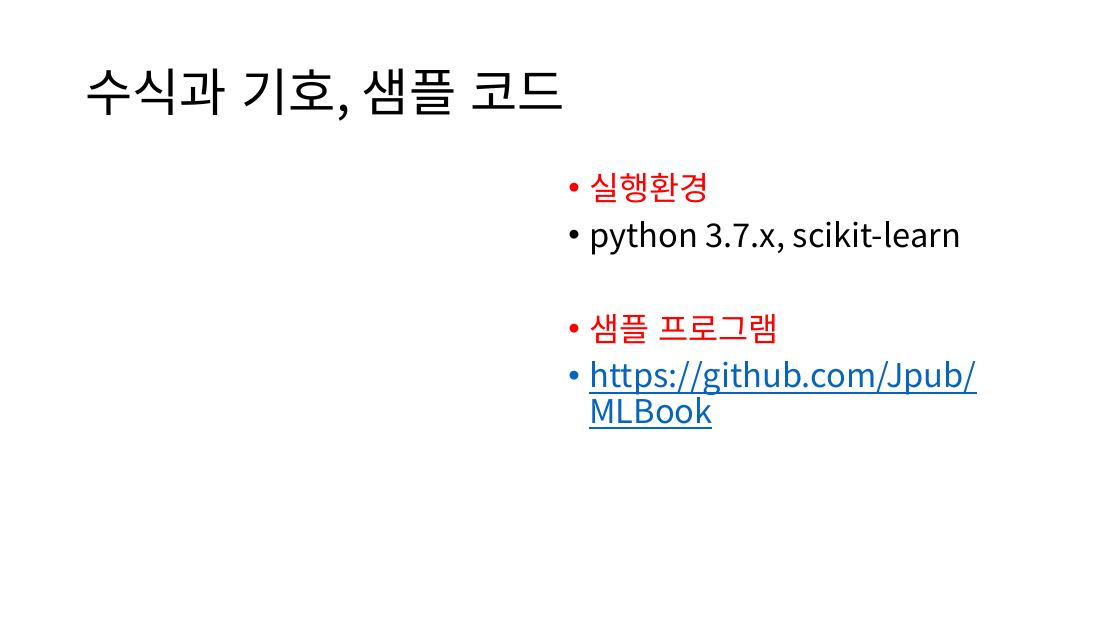
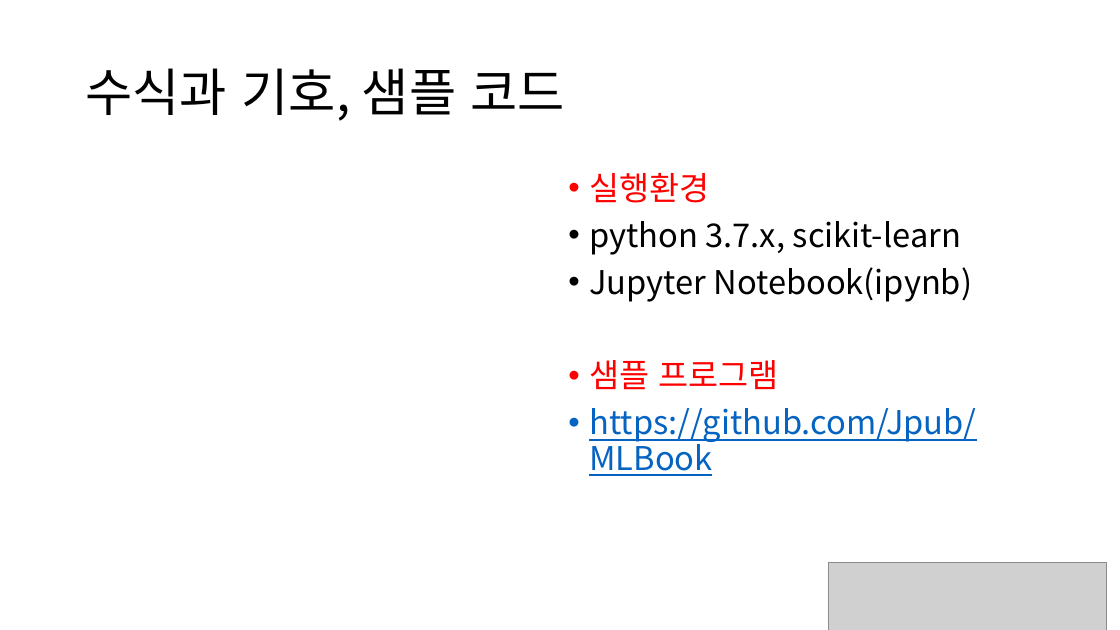
Before and after one commit to majorWallet/Machine_Learning_Algorithms_Library, a slide deck: slide 4 of 1_about_this_book.pptx. Drawn at 1120x630 pixels with LibreOffice and Linux fonts; fonts in the diff are those of the drawing; grey boxes stand for pictures. Boxes give left, top, right and bottom in pixels: in the first picture for what was removed or moved away, otherwise in the second. Text is boxed around its words. In the diff, an @@ line names an element or a change of style, - is before the commit and + after.

```diff
--- a/1_about_this_book.pptx
+++ b/1_about_this_book.pptx
@@ text at <box>589,267,973,302</box>: paragraph added @@
+• Jupyter Notebook(ipynb)
@@ picture added at <box>828,563,1107,630</box> @@
```
Also in this commit, not shown: 3 other slides changed, 4 other files.
